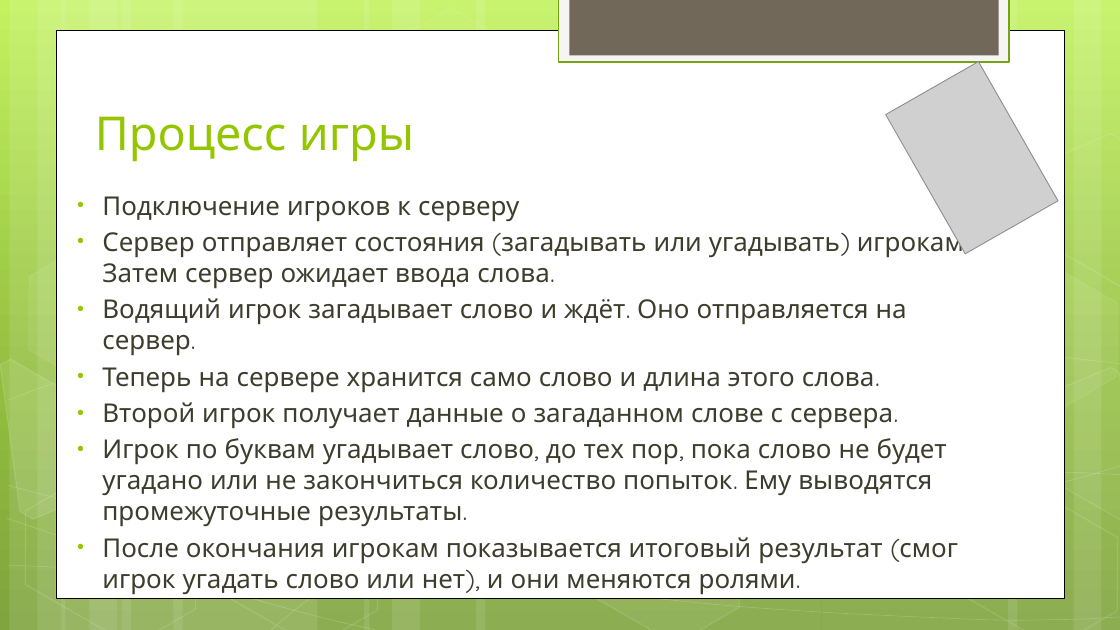
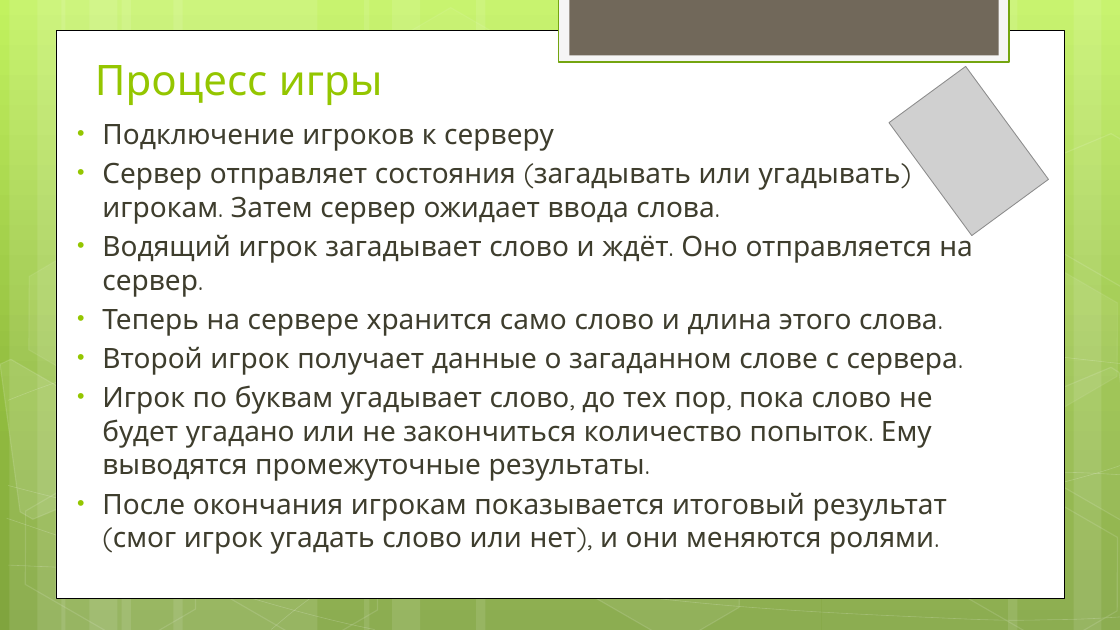
Before and after one commit to Toad-Non-Stop/Toad-Non-Stop, a slide deck: slide 6 of OC_Labs/palach/Презентация курсовой.ppt. Drawn at 1120x630 pixels with LibreOffice and Linux fonts; fonts in the diff are those of the drawing; grey boxes stand for pictures. Boxes give left, top, right and bottom in pixels: in the first picture for what was removed or moved away, otherwise in the second. Text is boxed around its words. In the diff, an @@ line names an element or a change of style, - is before the commit and + after.

```diff
--- a/OC_Labs/palach/Презентация курсовой.ppt
+++ b/OC_Labs/palach/Презентация курсовой.ppt
@@ title "Процесс игры": place and size @@
-title "Процесс игры" at [95, 116, 414, 162]
+title "Процесс игры" at [95, 65, 383, 105]
@@ title "Процесс игры" at [95, 65, 383, 105]: size 40 to 36 pt @@
@@ picture at [889, 66, 1049, 235]: rotation 330 to 323 degrees @@
@@ text "Подключение игроков к серверу": place and size @@
-text "Подключение игроков к серверу" at [102, 196, 964, 595]
+text "Подключение игроков к серверу" at [102, 124, 972, 554]
@@ text "Подключение игроков к серверу" at [102, 124, 972, 554]: size 22.2 to 24 pt @@
```
Also in this commit, not shown: 1 other slide changed, 8 slides added.
